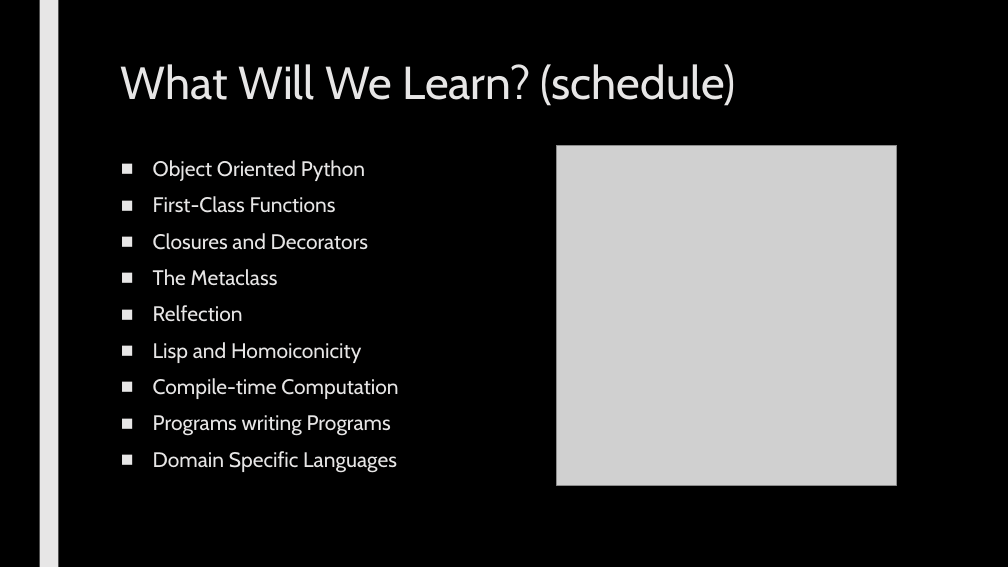
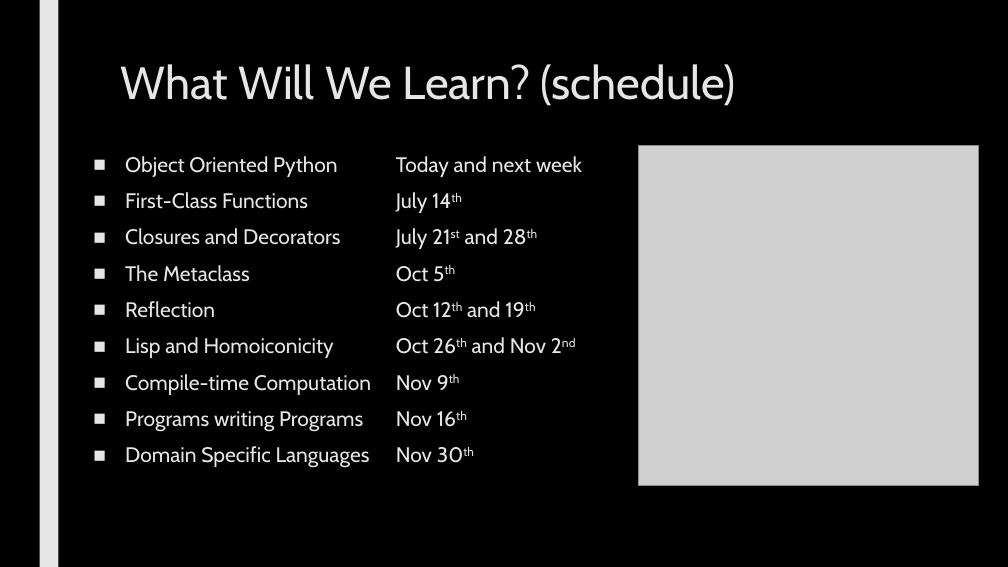
Before and after one commit to max7patek/metaprogramming, a slide deck: slide 4 of slides/00-OOPython.pptx (slide 3 before the commit). Drawn at 1008x567 pixels with LibreOffice and Linux fonts; fonts in the diff are those of the drawing; grey boxes stand for pictures. Boxes give left, top, right and bottom in pixels: in the first picture for what was removed or moved away, otherwise in the second. Text is boxed around its words. In the diff, an @@ line names an element or a change of style, - is before the commit and + after.

Commit message:
first round of peer advice implemented

```diff
--- a/slides/00-OOPython.pptx
+++ b/slides/00-OOPython.pptx
@@ picture moved from (x1=557, y1=145, x2=897, y2=485) to (x1=638, y1=145, x2=979, y2=485) @@
@@ text at (x1=125, y1=156, x2=582, y2=468): text changed @@
-■ Object Oriented Python
-■ First-Class Functions
-■ Closures and Decorators
-■ The Metaclass
-■ Relfection
-■ Lisp and Homoiconicity
-■ Compile-time Computation
-■ Programs writing Programs
-■ Domain Specific Languages
+■ Object Oriented Python Today and next week
+■ First-Class Functions July 14th
+■ Closures and Decorators July 21st and 28th
+■ The Metaclass Oct 5th
+■ Reflection Oct 12th and 19th
+■ Lisp and Homoiconicity Oct 26th and Nov 2nd
+■ Compile-time Computation Nov 9th
+■ Programs writing Programs Nov 16th
+■ Domain Specific Languages Nov 30th
```
Also in this commit, not shown: 12 other slides changed, 4 slides added.
